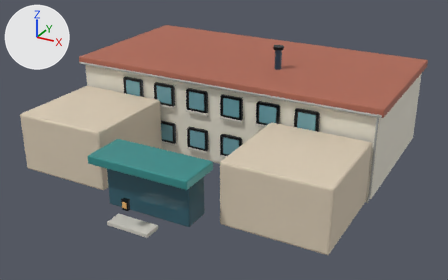
An edit to the glTF model assets/models/realistic/EDU_SCHOOL_3x3_001.glb, drawn before and after from the same camera.
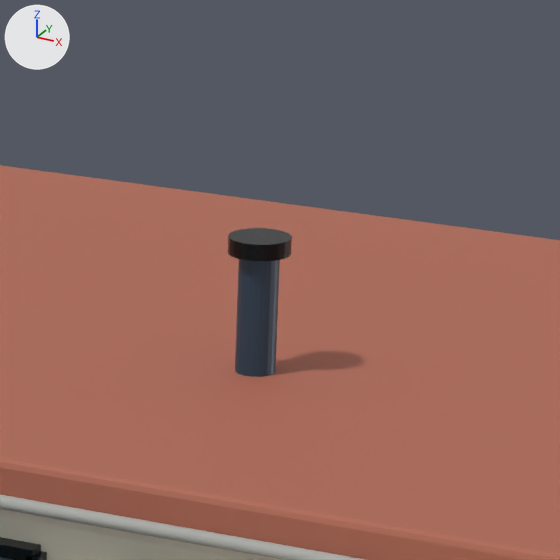
There are two pictures of each version: one whole from a camera (50 mm lens) standing at (4.54, -8.5, 4.43) and looking at (0.17, -0.56, 0.46), one close up on the part from 52% to 73% of the width and 2% to 36% of the height. The lights are fixed; the arrows at upper left show +X, +Y and +Z. The older version's two pictures come first. Objects named as collision shapes, trigger or cutter boxes, shadow casters or lower levels of detail are left out. Where no turn or scale is listed for an object, it has been applied to the vertices. Vertices at exactly the same position are counted once.

Objects in the first close-up: 'EDU_SCHOOL_3x3_001_Visual'.
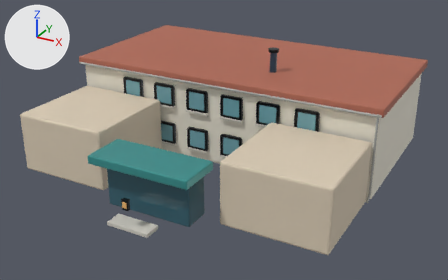
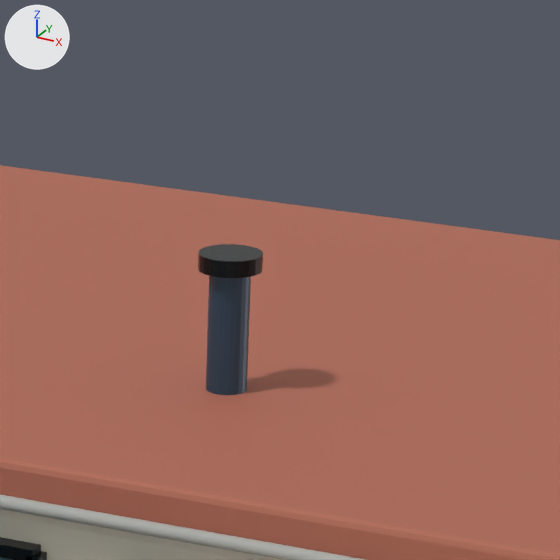
Location of each change, (x1, y1, x2, y2) in pixels of the close-ups (560 x 560 px; the box of a moved part takes in the faces that stretch with it):
```json
{"part": 1, "of": "me_cube", "change": "moved or reshaped", "before": [228, 228, 292, 261], "after": [198, 244, 263, 278]}
{"part": 2, "of": "me_cube", "change": "moved or reshaped", "before": [235, 259, 280, 377], "after": [206, 276, 251, 395]}
```

Scene script edits in JSON lines:
```json
{"block": "me_cube", "where": "me_cube.from_pydata(...)  # 3032 vertices, 5432 faces; spans x -2.66..2.66, y -3.68..1.35, z -0.66..1.16"}
{"block": "me_cube", "where": "# used by ob_edu_school_3x3_001_visual; location = (0.0, 0.743, 0.66)"}
{"block": "me_cube", "change": "me_cube part 1: the loose piece of 48 vertices spanning x 0.55..0.72, y -0.43..-0.26, z 1.12..1.16 is moved by (0.0, -0.19, 0.0)"}
{"block": "me_cube", "change": "me_cube part 2: the loose piece of 48 vertices spanning x 0.58..0.69, y -0.4..-0.29, z 0.79..1.13 is moved by (0.0, -0.19, 0.0)"}
```
